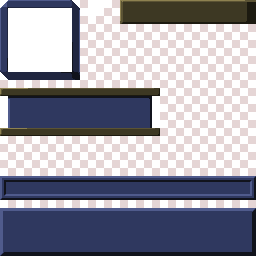
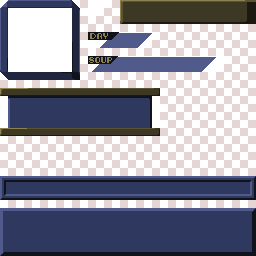
Layers edited between the first and the second 256 x 256 image:
added layer "Layer 9" above "Layer 10" over [88, 32, 152, 48]
added layer "Layer 10" above "Layer 2" over [88, 56, 216, 72]
painted on "Layer 2" over [88, 32, 224, 72]
